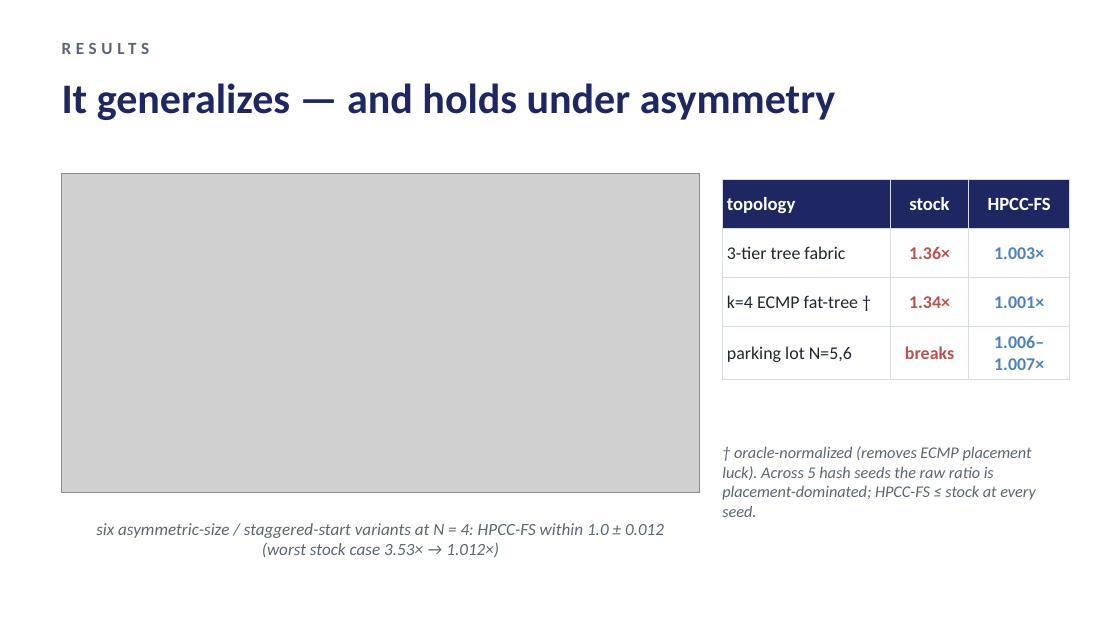
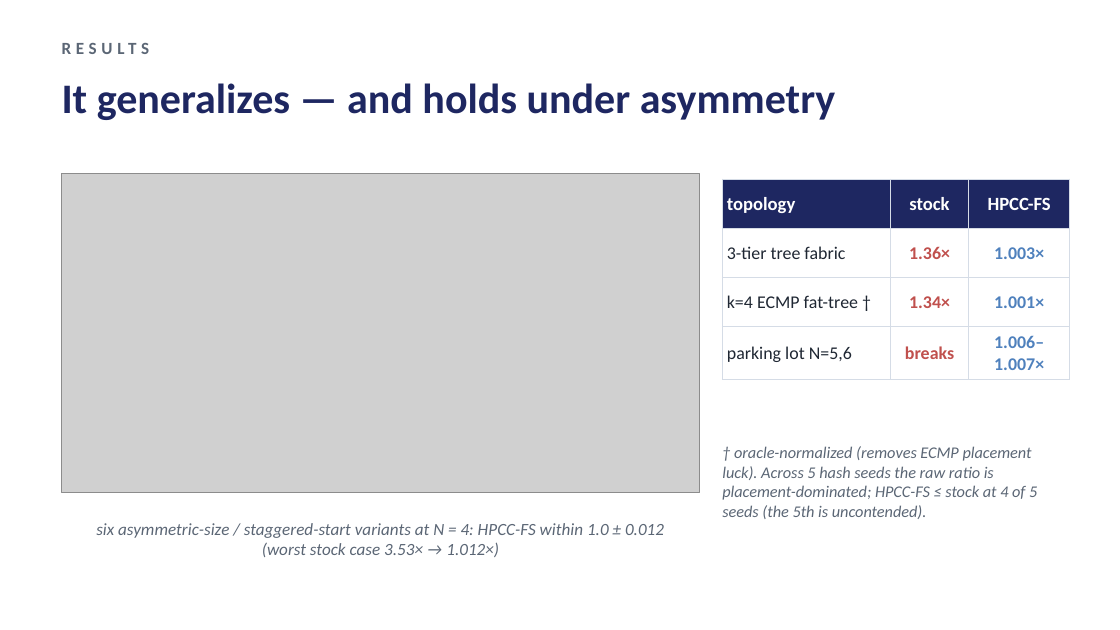
Before and after one commit to UNOCourseDemo/hpcc-fs, a slide deck: slide 13 of examples/hpcc/hpcc-fs/talk/ipccc2026-talk.pptx. Drawn at 1120x630 pixels with LibreOffice and Linux fonts; fonts in the diff are those of the drawing; grey boxes stand for pictures. Boxes give left, top, right and bottom in pixels: in the first picture for what was removed or moved away, otherwise in the second. Text is boxed around its words. In the diff, an @@ line names an element or a change of style, - is before the commit and + after.

```diff
--- a/examples/hpcc/hpcc-fs/talk/ipccc2026-talk.pptx
+++ b/examples/hpcc/hpcc-fs/talk/ipccc2026-talk.pptx
@@ text at (722, 446, 1037, 519): text changed @@
-† oracle-normalized (removes ECMP placement luck). Across 5 hash seeds the raw ratio is placement-dominated; HPCC-FS ≤ stock at every seed.
+† oracle-normalized (removes ECMP placement luck). Across 5 hash seeds the raw ratio is placement-dominated; HPCC-FS ≤ stock at 4 of 5 seeds (the 5th is uncontended).
```
Also in this commit, not shown: 2 other slides changed, 18 other files.
